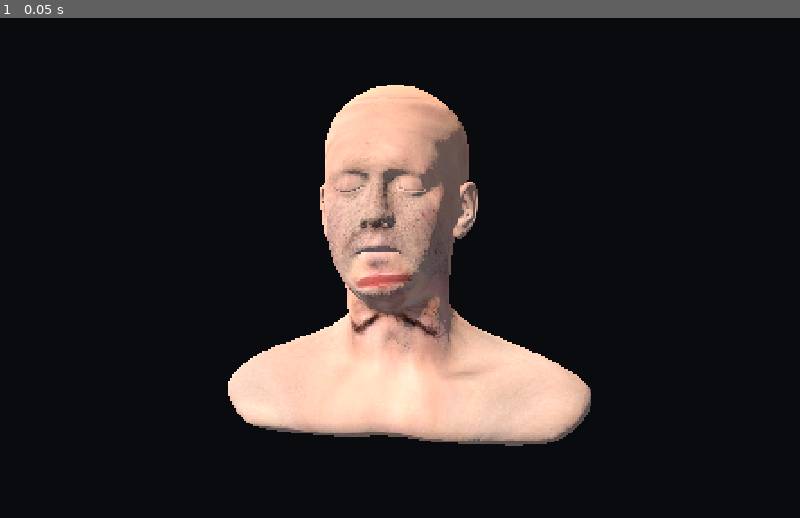
Above: before the commit, frame 1.
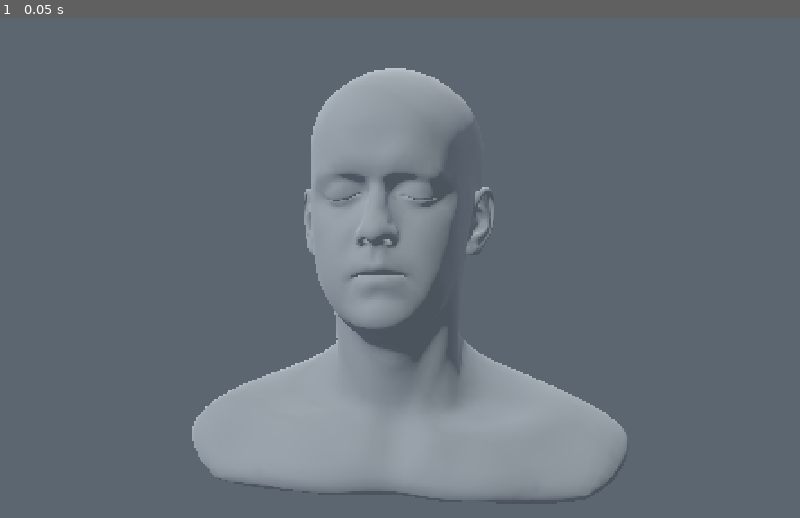
Above: after the commit, the same moment.

Repository: thomthehound/Godauldron
Game: Godot game, scene res://scenes/showcase/scanned_reference_head.tscn
The game is run twice, just before and just after one commit, with the same random seed, the same clock (stepped at 60 frames per second) and the same inputs. This scene is started directly instead of the project's main scene.
Inputs:
- Up to frame 1 (0.05 s): no input

The runs differ from the first frame. In frame 1, 100% of the frame differs, in the area x 0-100%, y 0-100%.

Commit message:
Use a neutral matte head for hair attachment tests (#14)
* Use neutral studio backdrop and controlled soft key/fill lighting

* Correct studio background mode and excessive source lighting

* Correct studio background mode and excessive source lighting

* Guard studio background setup and report screenshot clipping

* Document neutral studio portrait lighting setup

* Capture only hair-placement reference rather than MakeHuman portraits

* Capture a single neutral head from front, side and rear

* Render scanned head with neutral untextured matte material

* Present scanned head as neutral hair-placement fixture

* Frame matte head against neutral contrast backdrop

* Focus hair showcase documentation on neutral scalp fixture

* Focus hair showcase documentation on neutral scalp fixture

* Focus hair showcase documentation on neutral scalp fixture

* Focus hair showcase documentation on neutral scalp fixture

* Set middle-gray inspection material to preserve surface shading

* Reduce neutral-head key exposure and shadow contrast

* Reject overexposed scalp reference frames during graphic capture

* Add low-energy opposing fill for rear and profile scalp inspection

Diff:
--- a/scenes/showcase/inspection_stage.tscn
+++ b/scenes/showcase/inspection_stage.tscn
@@ -3,7 +3,7 @@
 [ext_resource type="Script" path="res://scripts/showcase_stage.gd" id="1"]
 
 [sub_resource type="Environment" id="env"]
-background_mode = 2
+background_mode = 1
 background_color = Color(0.045, 0.058, 0.083, 1)
 ambient_light_source = 2
 ambient_light_color = Color(0.7, 0.78, 0.86, 1)
--- a/scenes/showcase/portrait_stage.tscn
+++ b/scenes/showcase/portrait_stage.tscn
@@ -3,8 +3,8 @@
 [ext_resource type="Script" path="res://scripts/showcase_stage.gd" id="1"]
 
 [sub_resource type="Environment" id="env"]
-background_mode = 2
-background_color = Color(0.045, 0.058, 0.083, 1)
+background_mode = 1
+background_color = Color(0.26, 0.285, 0.32, 1)
 ambient_light_source = 2
 ambient_light_color = Color(0.7, 0.78, 0.86, 1)
 ambient_light_energy = 0.37
@@ -70,19 +70,20 @@
 [node name="KeySoft" type="DirectionalLight3D" parent="."]
 rotation_degrees = Vector3(-42, -33, 0)
 light_color = Color(1, 0.94, 0.84, 1)
-light_energy = 1.15
+light_energy = 0.45
+shadow_opacity = 0.55
 shadow_enabled = true
 
 [node name="RimBack" type="OmniLight3D" parent="."]
 position = Vector3(0.8, 3.3, -2.6)
 light_color = Color(1, 0.80, 0.60, 1)
-light_energy = 1.65
+light_energy = 0.24
 omni_range = 11.0
 
 [node name="FillSoft" type="OmniLight3D" parent="."]
 position = Vector3(-3.1, 2.9, 3.0)
 light_color = Color(0.62, 0.75, 1, 1)
-light_energy = 0.9
+light_energy = 0.3
 omni_range = 12.0
 
 [node name="Floor" type="MeshInstance3D" parent="."]
--- a/scenes/showcase/scanned_reference_head.tscn
+++ b/scenes/showcase/scanned_reference_head.tscn
@@ -1,17 +1,15 @@
-[gd_scene load_steps=7 format=3]
+[gd_scene load_steps=5 format=3]
 
 [ext_resource type="PackedScene" path="res://scenes/showcase/portrait_stage.tscn" id="1"]
 [ext_resource type="PackedScene" path="res://assets/showcase/lee_perry_smith.glb" id="2"]
-[ext_resource type="Texture2D" path="res://assets/showcase/lee_perry_smith_color.jpg" id="3"]
-[ext_resource type="Texture2D" path="res://assets/showcase/lee_perry_smith_normal.jpg" id="4"]
 [ext_resource type="Script" path="res://scripts/scanned_reference_surface.gd" id="5"]
 
 [sub_resource type="Environment" id="reference_environment"]
-background_mode = 2
-background_color = Color(0.15, 0.18, 0.22, 1)
+background_mode = 1
+background_color = Color(0.36, 0.40, 0.44, 1)
 ambient_light_source = 2
-ambient_light_color = Color(0.78, 0.83, 0.88, 1)
-ambient_light_energy = 0.24
+ambient_light_color = Color(0.88, 0.90, 0.93, 1)
+ambient_light_energy = 0.36
 reflected_light_source = 2
 tonemap_mode = 2
 
@@ -22,18 +20,26 @@
 environment = SubResource("reference_environment")
 
 [node name="StageCamera" parent="." index="1"]
-position = Vector3(0.08, 1.58, 0.48)
-rotation_degrees = Vector3(-3.6, 9.5, 0)
+position = Vector3(0.05, 1.59, 0.40)
+rotation_degrees = Vector3(-4.0, 7.2, 0)
 fov = 38.0
 
 [node name="KeySoft" parent="." index="2"]
-light_energy = 0.42
+light_energy = 0.26
+shadow_opacity = 0.35
+shadow_blur = 1.3
 
 [node name="RimBack" parent="." index="3"]
+light_energy = 0.11
+
+[node name="FillSoft" parent="." index="4"]
 light_energy = 0.24
 
-[node name="FillSoft" parent="." index="4"]
-light_energy = 0.18
+[node name="ScalpFill" type="DirectionalLight3D" parent="."]
+rotation_degrees = Vector3(-38.0, 140.0, 0)
+light_color = Color(0.92, 0.94, 1.0, 1)
+light_energy = 0.22
+shadow_enabled = false
 
 [node name="Floor" parent="." index="5"]
 visible = false
@@ -47,7 +53,5 @@
 [node name="ScannedHeadMount" type="Node3D" parent="SubjectMotion/SubjectAnchor" index="0"]
 script = ExtResource("5")
 scale = Vector3(0.03, 0.03, 0.03)
-color_texture = ExtResource("3")
-normal_texture = ExtResource("4")
 
 [node name="ScannedHead" parent="SubjectMotion/SubjectAnchor/ScannedHeadMount" index="0" instance=ExtResource("2")]
--- a/scripts/scanned_reference_surface.gd
+++ b/scripts/scanned_reference_surface.gd
@@ -1,20 +1,15 @@
 extends Node3D
-## Apply the documented scan's PBR surface maps to its imported mesh.
-## The scan remains an ordinary project-owned scene asset.
+## Neutral inspection material for a head/scalp geometry reference.
+## The scan's photographic textures are intentionally not used.
 
-@export var color_texture: Texture2D
-@export var normal_texture: Texture2D
+@export var matte_color: Color = Color(0.45, 0.48, 0.51)
 
 
 func _ready() -> void:
 	var surface := StandardMaterial3D.new()
-	surface.albedo_color = Color.WHITE
-	surface.albedo_texture = color_texture
-	surface.roughness = 0.82
+	surface.albedo_color = matte_color
+	surface.roughness = 0.95
 	surface.metallic = 0.0
-	if normal_texture != null:
-		surface.normal_enabled = true
-		surface.normal_texture = normal_texture
 	_apply_surface(self, surface)
 
 
--- a/tests/reference_portrait_capture.gd
+++ b/tests/reference_portrait_capture.gd
@@ -2,7 +2,7 @@
 ## Capture the actual reference portrait with a graphics-backed Godot renderer.
 ## This is visual evidence for scene acceptance, not a simulation benchmark.
 
-const SCENE_PATH := "res://scenes/showcase/portrait_reference_head.tscn"
+const SCENE_PATH := "res://scenes/showcase/scanned_reference_head.tscn"
 const OUTPUT_DIR := "res://visual-artifacts"
 const CAPTURE_SIZE := Vector2i(960, 720)
 
@@ -18,7 +18,7 @@
 
 func _run() -> void:
 	var scene_path: String = SCENE_PATH
-	var label: String = "makehuman"
+	var label: String = "head"
 	for user_arg in OS.get_cmdline_user_args():
 		var argument: String = String(user_arg)
 		if argument.begins_with("--scene="):
@@ -39,6 +39,10 @@
 	viewport.add_child(stage)
 	var camera := stage.get_node("StageCamera") as Camera3D
 	camera.current = true
+	var stage_environment := stage.get_node("StageEnvironment") as WorldEnvironment
+	if stage_environment.environment.background_mode != Environment.BG_COLOR:
+		_fail("Studio scene does not use its authored background color")
+		return
 	if stage.get_node("SubjectMotion/NeutralSubject").visible:
 		_fail("Primitive mannequin is visible in the reference portrait")
 		return
@@ -52,19 +56,19 @@
 		{"name": "still", "motion": "still", "time": 0.0},
 		{"name": "translated", "motion": "translate", "time": 0.7}
 	]
-	if label == "scanned":
+	if label == "head":
 		poses.append({
 			"name": "profile", "motion": "still", "time": 0.0,
-			"camera_position": Vector3(0.48, 1.58, 0.0)
+			"camera_position": Vector3(0.40, 1.59, 0.0)
 		})
 		poses.append({
 			"name": "rear", "motion": "still", "time": 0.0,
-			"camera_position": Vector3(0.0, 1.58, -0.48)
+			"camera_position": Vector3(0.0, 1.59, -0.40)
 		})
 	for pose in poses:
 		if pose.has("camera_position"):
 			camera.position = pose["camera_position"]
-			camera.look_at(Vector3(0.0, 1.55, 0.0), Vector3.UP)
+			camera.look_at(Vector3(0.0, 1.57, 0.0), Vector3.UP)
 		stage.call("godauldron_preview", {
 			"motion": pose["motion"],
 			"background": "as_authored"
@@ -77,6 +81,25 @@
 		if captured == null or captured.get_width() != CAPTURE_SIZE.x or \
 				captured.get_height() != CAPTURE_SIZE.y:
 			_fail("Rendering did not produce the expected portrait image")
+			return
+		# The corner is unobstructed by the reference bust; catch an
+		# accidentally selected sky/clear mode producing a black void.
+		var backdrop_pixel: Color = captured.get_pixel(12, 12)
+		if backdrop_pixel.r < 0.12 or backdrop_pixel.g < 0.12 or backdrop_pixel.b < 0.12:
+			_fail("Reference portrait renders against a black backdrop")
+			return
+		var highlights: int = 0
+		var samples: int = 0
+		for y in range(0, captured.get_height(), 8):
+			for x in range(0, captured.get_width(), 8):
+				var pixel: Color = captured.get_pixel(x, y)
+				if pixel.r > 0.97 and pixel.g > 0.97 and pixel.b > 0.97:
+					highlights += 1
+				samples += 1
+		var white_fraction: float = float(highlights) / maxf(1.0, float(samples))
+		print("Portrait nearly-white sample fraction: %.4f" % white_fraction)
+		if white_fraction > 0.02:
+			_fail("Hair reference has excessive clipped highlights")
 			return
 		var image_name: String = label + "_" + String(pose["name"])
 		var screenshot_path: String = OUTPUT_DIR + "/" + image_name + ".jpg"
Not shown, changed: experiments/scanned-reference-head/manifest.json
Not shown, changed: .github/workflows/validate.yml
Not shown, changed: README.md
Not shown, changed: docs/LOXFX_ONBOARDING.md
Not shown, changed: docs/SCANNED_HEAD.md
Not shown, changed: docs/SCENE_AUTHORING.md
